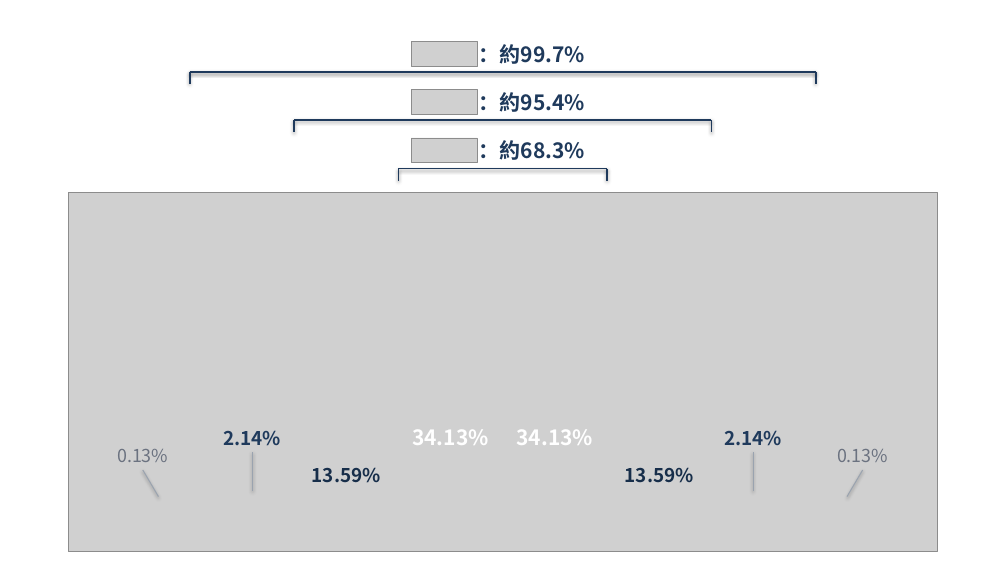
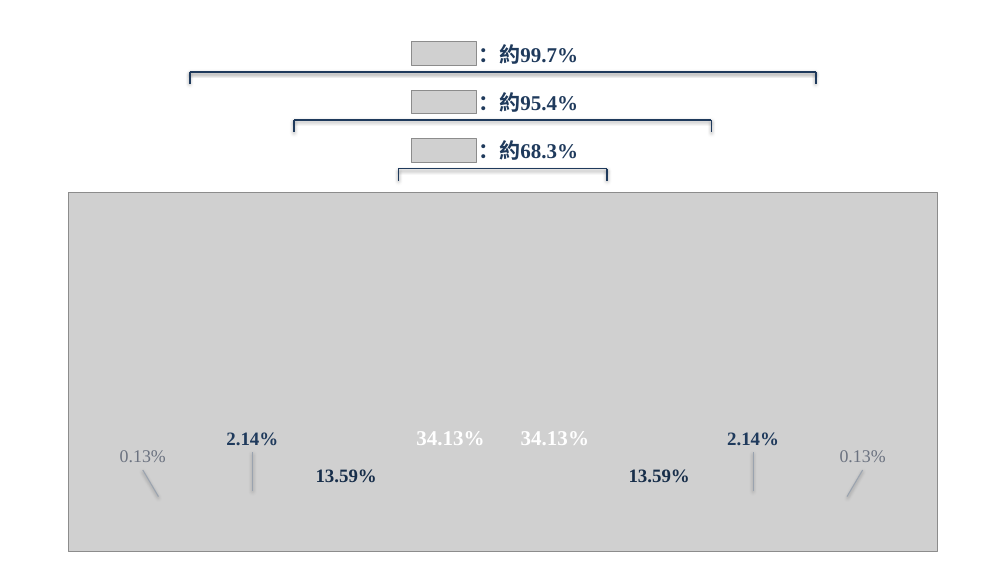
Before and after one commit to nico0748/tech-boosters, a slide deck: slide 1 of compact/drafts/no.11-central-limit-theorem-normal-distribution/image/01_正規分布と標準偏差の範囲.pptx. Drawn at 1008x567 pixels with LibreOffice and Linux fonts; fonts in the diff are those of the drawing; grey boxes stand for pictures. Boxes give left, top, right and bottom in pixels: in the first picture for what was removed or moved away, otherwise in the second. Text is boxed around its words. In the diff, an @@ line names an element or a change of style, - is before the commit and + after.

```diff
--- a/compact/drafts/no.11-central-limit-theorem-normal-distribution/image/01_正規分布と標準偏差の範囲.pptx
+++ b/compact/drafts/no.11-central-limit-theorem-normal-distribution/image/01_正規分布と標準偏差の範囲.pptx
@@ font Noto Sans CJK JP to Times New Roman in 11 elements at (416,431,484,445), (316,469,377,482), (226,432,278,445), (120,450,166,462), (521,431,589,445), (629,469,690,482), (727,432,779,445), (840,450,886,462), (478,44,578,64), (478,92,578,112), (478,140,578,160) @@
```
Also in this commit, not shown: 7 other files.
